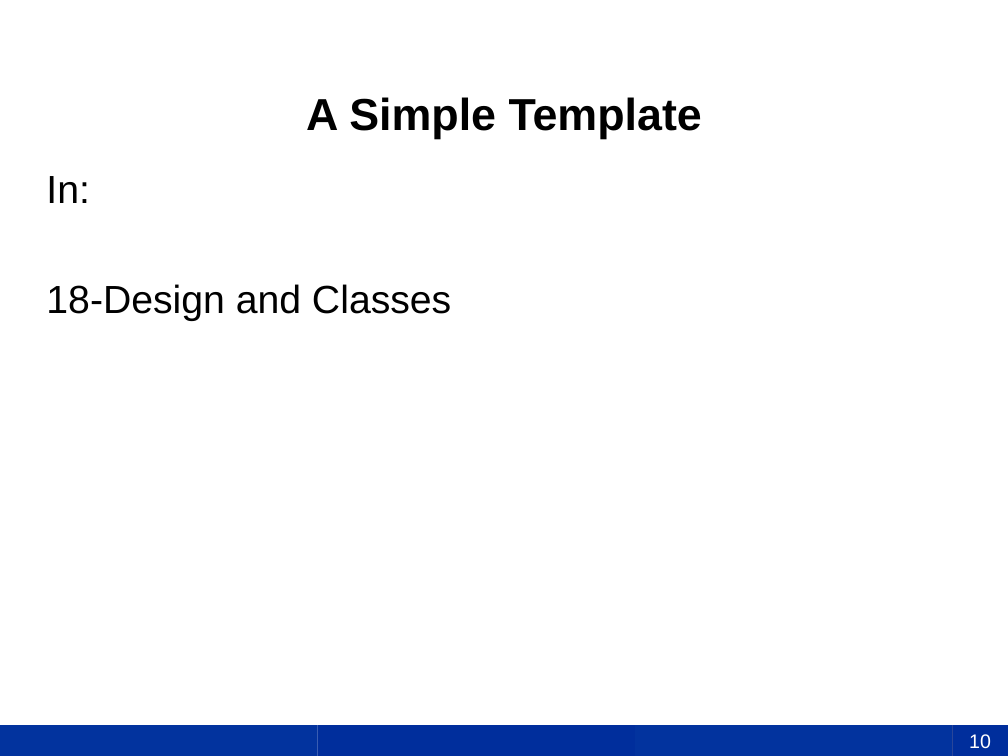
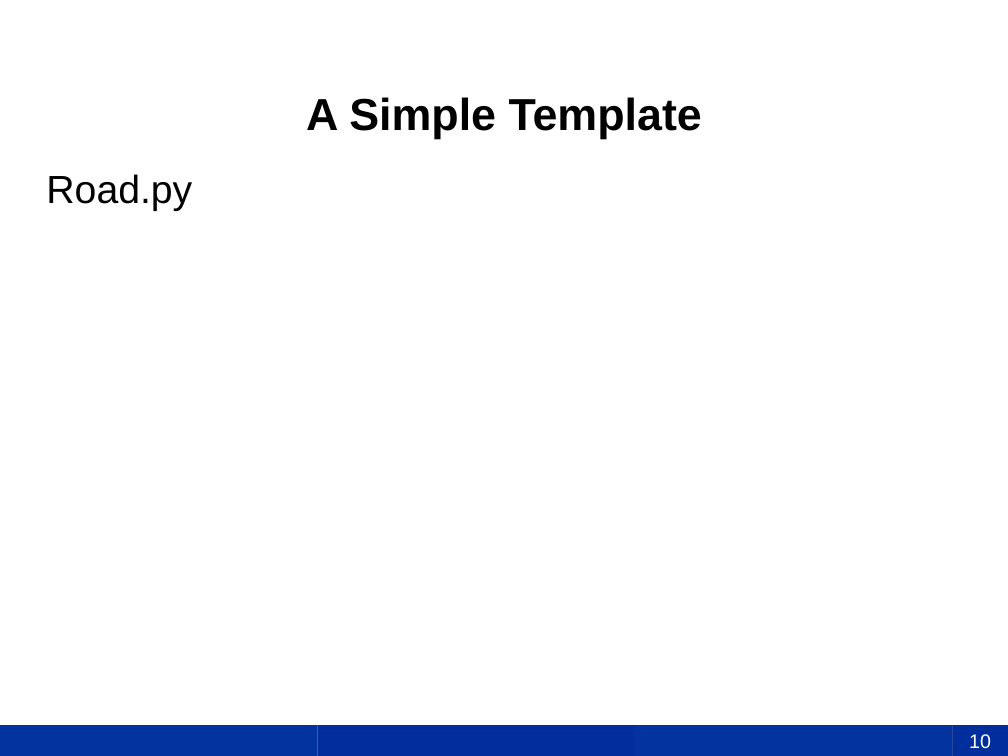
Before and after one commit to uky-transport-data-science/ce599, a slide deck: slide 10 of 18-Design and Classes/18-Design and Classes.pptx. Drawn at 1008x756 pixels with LibreOffice and Linux fonts; fonts in the diff are those of the drawing; background and template pictures are left out. Boxes give left, top, right and bottom in pixels: in the first picture for what was removed or moved away, otherwise in the second. Text is boxed around its words. In the diff, an @@ line names an element or a change of style, - is before the commit and + after.

Commit message:
Expand on classes and OO lesson.

```diff
--- a/18-Design and Classes/18-Design and Classes.pptx
+++ b/18-Design and Classes/18-Design and Classes.pptx
@@ text at [46, 174, 192, 211]: text changed @@
-In:
-18-Design and Classes
+Road.py
```
Also in this commit, not shown: 3 other slides changed, 4 slides added, 2 other files.
